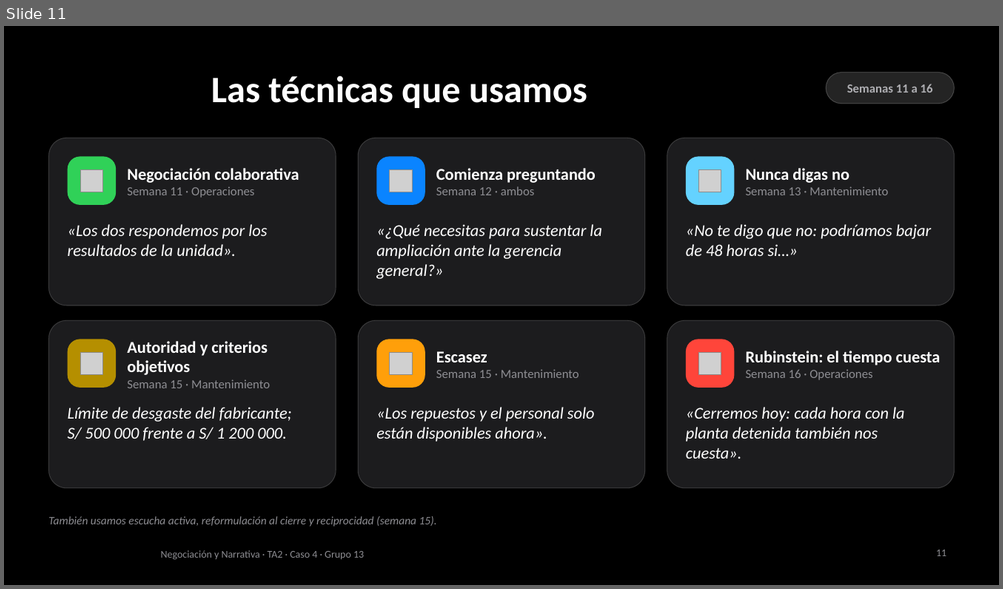
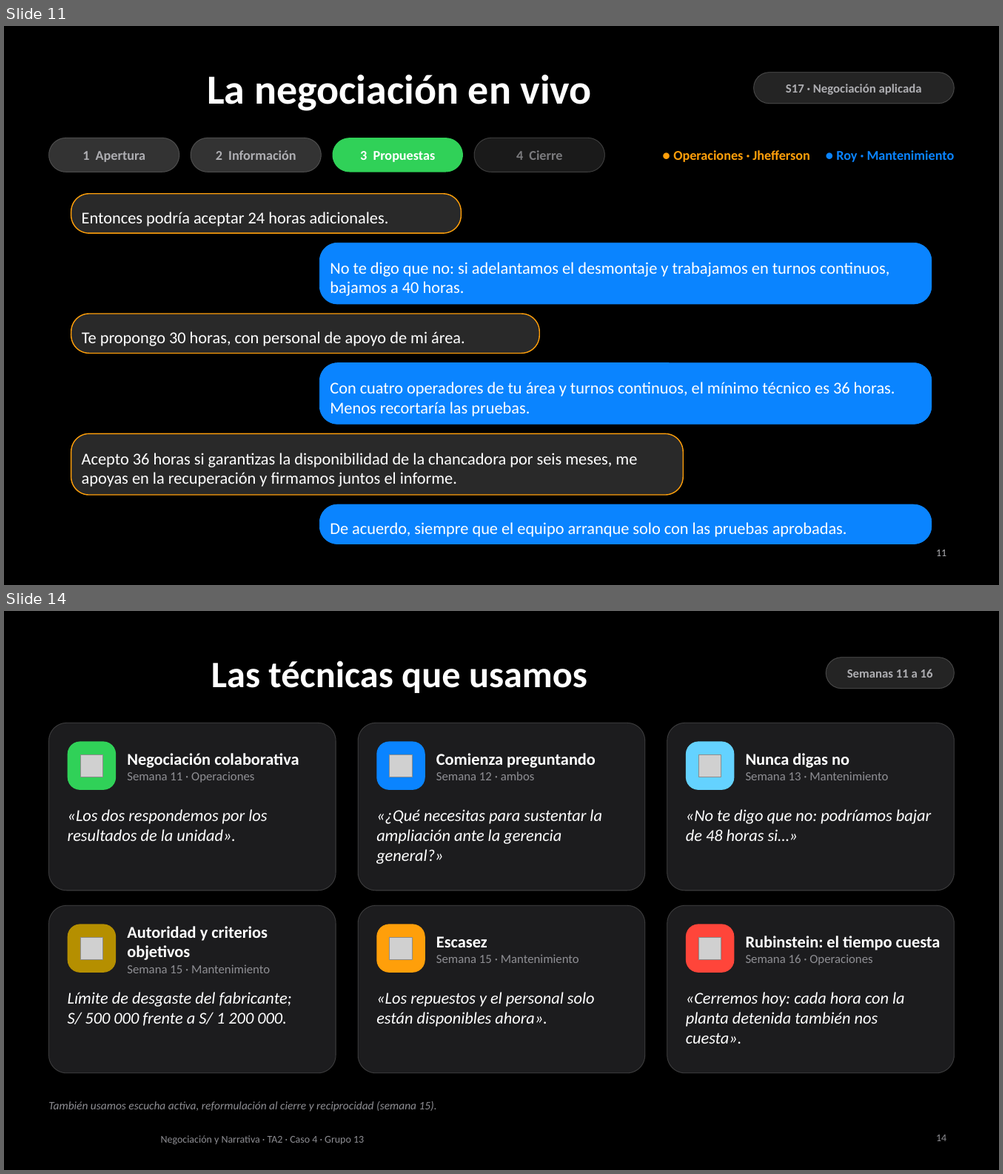
Before and after one commit to AnnthoQ/nnta2, a slide deck: respaldo/TA2_Caso4_respaldo.pptx. Shown one above the other, each under a label of ours: slide 11 before the commit, slides 11 and 14 after it; the slides between them are not shown. The pictures are 1003x589 and 1003x1174 pixels, drawn with LibreOffice and Linux fonts; fonts in the diff are those of the drawing; grey boxes stand for pictures; background and template pictures are left out. Boxes give left, top, right and bottom in pixels: in the first picture for what was removed or moved away, otherwise in the second. Text is boxed around its words. In the diff, an @@ line names an element or a change of style, - is before the commit and + after.

```diff
--- a/respaldo/TA2_Caso4_respaldo.pptx
+++ b/respaldo/TA2_Caso4_respaldo.pptx
@@ slide 11 added at <box>4,26,999,585</box>, background #000000 @@
@@ title added at <box>207,74,592,111</box>, 40 pt, text #FFFFFF, bold @@
+La negociación en vivo
@@ rounded rectangle added at <box>753,73,954,104</box>, fill #FFFFFF at 14% opacity, outline #FFFFFF 0.75 pt @@
@@ text added at <box>785,84,922,95</box>, 12 pt, text #AEAEB2, bold @@
+S17 · Negociación aplicada
@@ rounded rectangle added at <box>48,138,179,173</box>, fill #FFFFFF at 20% opacity, outline #FFFFFF 0.75 pt @@
@@ text added at <box>82,151,145,162</box>, 13 pt, text #AEAEB2, bold @@
+1 Apertura
@@ rounded rectangle added at <box>190,138,321,173</box>, fill #FFFFFF at 20% opacity, outline #FFFFFF 0.75 pt @@
@@ text added at <box>216,150,296,160</box>, 13 pt, text #AEAEB2, bold @@
+2 Información
@@ rounded rectangle added at <box>333,138,463,173</box>, fill #30D158 @@
@@ text added at <box>360,151,435,162</box>, 13 pt, text #FFFFFF, bold @@
+3 Propuestas
@@ rounded rectangle added at <box>474,138,605,173</box>, fill #FFFFFF at 10% opacity, outline #FFFFFF 0.75 pt @@
@@ text added at <box>516,150,562,160</box>, 13 pt, text #AEAEB2 at 65% opacity, bold @@
+4 Cierre
@@ text added at <box>673,150,954,162</box>, 13 pt, text #FF9F0A, bold @@
+● Operaciones · Jhefferson ● Roy · Mantenimiento
@@ rounded rectangle added at <box>71,194,461,233</box>, fill #FFFFFF at 16% opacity, outline #FF9F0A 1 pt, 16 pt, text #FFFFFF @@
+Entonces podría aceptar 24 horas adicionales.
@@ rounded rectangle added at <box>319,243,931,304</box>, fill #0A84FF, outline #0A84FF 0.5 pt, 16 pt, text #FFFFFF @@
+No te digo que no: si adelantamos el desmontaje y trabajamos en turnos continuos, bajamos a 40 horas.
@@ rounded rectangle added at <box>71,314,540,354</box>, fill #FFFFFF at 16% opacity, outline #FF9F0A 1 pt, 16 pt, text #FFFFFF @@
+Te propongo 30 horas, con personal de apoyo de mi área.
@@ rounded rectangle added at <box>319,363,931,424</box>, fill #0A84FF, outline #0A84FF 0.5 pt, 16 pt, text #FFFFFF @@
+Con cuatro operadores de tu área y turnos continuos, el mínimo técnico es 36 horas. Menos recortaría las pruebas.
@@ rounded rectangle added at <box>71,434,683,495</box>, fill #FFFFFF at 16% opacity, outline #FF9F0A 1 pt, 16 pt, text #FFFFFF @@
+Acepto 36 horas si garantizas la disponibilidad de la chancadora por seis meses, me apoyas en la recuperación y firmamos juntos el informe.
@@ rounded rectangle added at <box>319,505,931,545</box>, fill #0A84FF, outline #0A84FF 0.5 pt, 16 pt, text #FFFFFF @@
+De acuerdo, siempre que el equipo arranque solo con las pruebas aprobadas.
@@ page number added at <box>936,550,946,557</box>, 10 pt, text #AEAEB2 @@
+11
@@ what was slide 11 is now slide 14 @@
@@ page number at <box>936,1135,946,1142</box>: text changed @@
-11
+14
```
Also in this commit, not shown: 2 slides changed, 3 other slides added, 1 slide removed.
